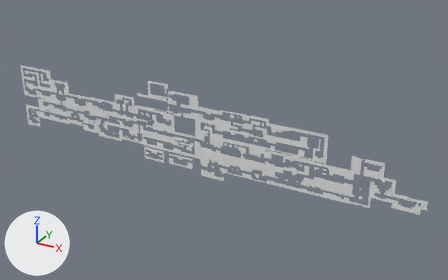
The OBJ model data/catacombs/layer_level_solid_not_optimised.obj: old version first, new version second.
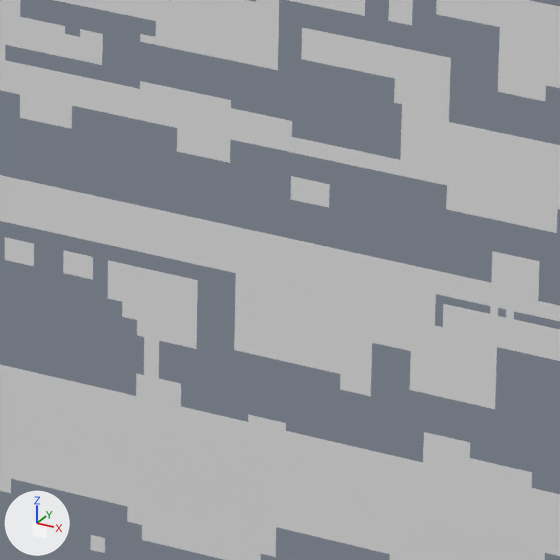
Each version is shown whole from a 50 mm lens placed at (18628.0, -16969.0, 11197.0), pointed at (9069.0, 412.0, 2507.0), then close up on the part from 51% to 62% of the width and 44% to 61% of the height. Arrows for +X, +Y and +Z are at lower left; the lights stay in place. The last two pictures show the newer version. Where no turn or scale is listed for an object, it has been applied to the vertices.

Names of what the first close-up shows: 'layer_level_solid_not_optimised'.
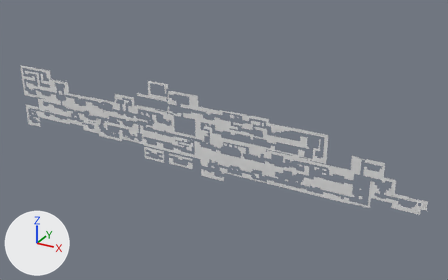
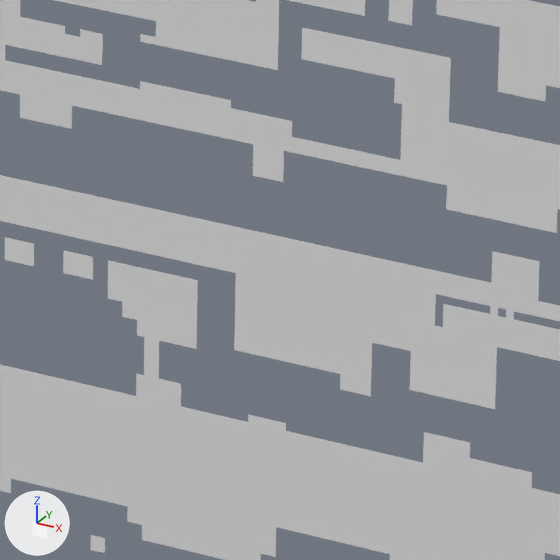
What differs and where, as boxes [x1, y1, x2, y2] in the close-ups (560 x 560 px):
part 1 of me_layer_level_solid_not_optimised, deleted: before [291, 176, 330, 208]
part 2 of me_layer_level_solid_not_optimised, reshaped: before [177, 128, 230, 163]; after [253, 144, 284, 182]

The edits, one by one:
me_layer_level_solid_not_optimised is used by ob_layer_level_solid_not_optimised; location (0.0, 0.0, 0.0).
me_layer_level_solid_not_optimised had 33918 vertices, 28860 faces and spanned x 72.0..16152.0, y 0.0, z 1128.0..4344.0.
me_layer_level_solid_not_optimised now has 33882 vertices, 28831 faces and spans x 72.0..16152.0, y 0.0, z 1128.0..4344.0.
me_layer_level_solid_not_optimised part 1: the loose piece of 24 vertices spanning x 10416.0..10536.0, y 0.0, z 2904.0..2976.0 is deleted.
Part 2, on me_layer_level_solid_not_optimised:
32 vertices are removed from x 9216.0..10224.0, y 0.0, z 2808.0..3024.0.
29 faces are deleted.
5 new vertices lie (0.0, 0.0, -24.0) away from vertices in x 10296.0..10392.0, y 0.0, z 3048.0.
5 new vertices lie (0.0, 0.0, -24.0) away from vertices in x 10296.0..10392.0, y 0.0, z 3024.0.
5 new vertices lie (0.0, 0.0, -24.0) away from vertices in x 10296.0..10392.0, y 0.0, z 3000.0.
5 new vertices lie (0.0, 0.0, -24.0) away from vertices in x 10296.0..10392.0, y 0.0, z 2976.0.
16 new faces join them.
Other edits to the shape of me_layer_level_solid_not_optimised do not show in these pictures.
